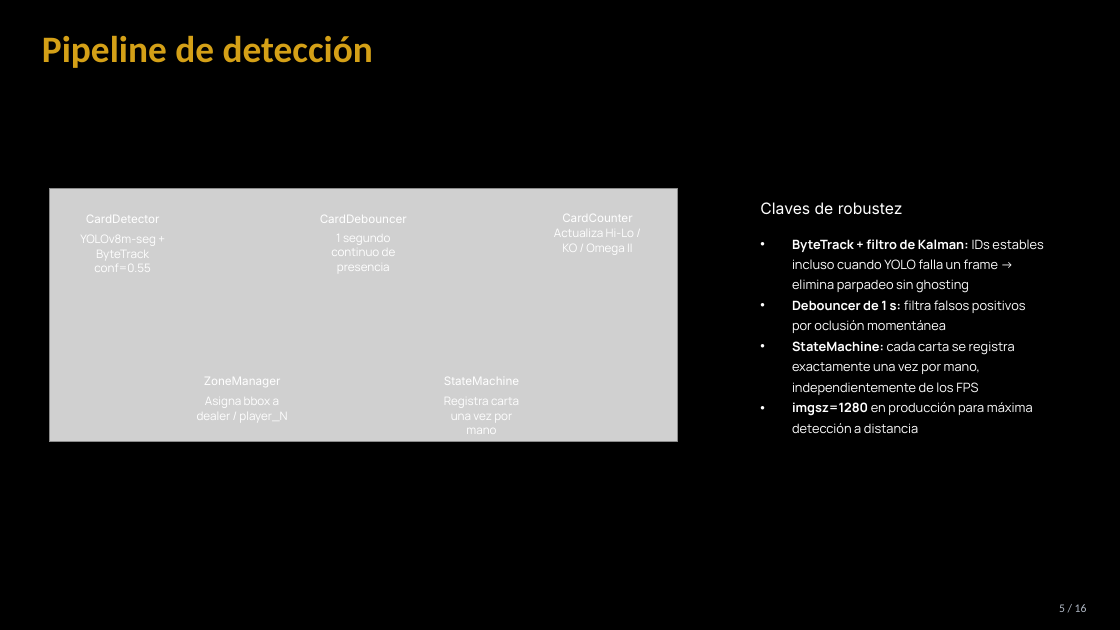
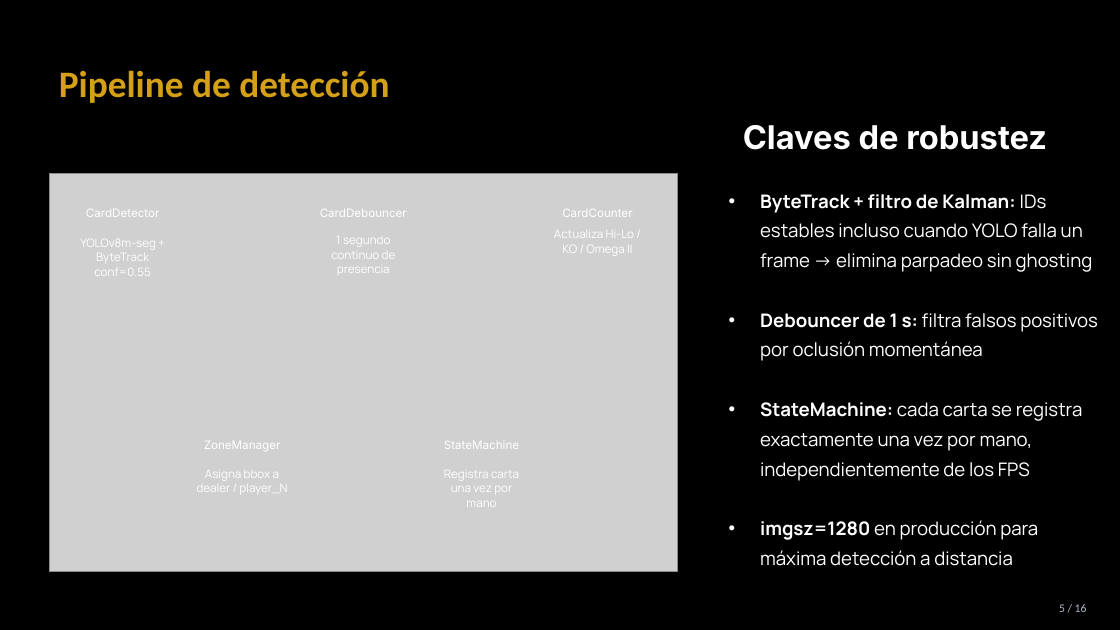
Before and after one commit to davidmoreda/blackjack-VAI, a slide deck: slide 4 of docs/presentation_assets/BlackjackVAI_presentacion.pptx (slide 5 before the commit). Drawn at 1120x630 pixels with LibreOffice and Linux fonts; fonts in the diff are those of the drawing; grey boxes stand for pictures. Boxes give left, top, right and bottom in pixels: in the first picture for what was removed or moved away, otherwise in the second. Text is boxed around its words. In the diff, an @@ line names an element or a change of style, - is before the commit and + after.

```diff
--- a/docs/presentation_assets/BlackjackVAI_presentacion.pptx
+++ b/docs/presentation_assets/BlackjackVAI_presentacion.pptx
@@ text "Pipeline de detección": place and size @@
-text "Pipeline de detección" at [42, 35, 373, 68]
+text "Pipeline de detección" at [59, 70, 389, 103]
@@ text "Claves de robustez": place and size @@
-text "Claves de robustez" at [760, 202, 903, 214]
+text "Claves de robustez" at [743, 125, 1047, 150]
@@ text "Claves de robustez" at [743, 125, 1047, 150]: size 13.5 to 28 pt, bold on @@
@@ picture: place and size @@
-picture at [50, 188, 678, 442]
+picture at [50, 173, 678, 571]
@@ text "CardDetector": place and size @@
-text "CardDetector" at [86, 215, 160, 223]
+text "CardDetector" at [86, 209, 160, 217]
@@ text "CardDebouncer": place and size @@
-text "CardDebouncer" at [320, 215, 407, 223]
+text "CardDebouncer" at [320, 209, 407, 217]
@@ text "CardCounter": place and size @@
-text "CardCounter" at [562, 214, 632, 222]
+text "CardCounter" at [562, 209, 632, 217]
@@ text "ByteTrack + filtro de Kalman: ...": place and size @@
-text "ByteTrack + filtro de Kalman: ..." at [792, 239, 1043, 433]
+text "ByteTrack + filtro de Kalman: ..." at [760, 194, 1098, 566]
@@ text "ByteTrack + filtro de Kalman: ..." at [760, 194, 1098, 566]: size 11 to 16 pt @@
@@ text "YOLOv8m-seg + ByteTrack conf=0.55": place and size @@
-text "YOLOv8m-seg + ByteTrack conf=0.55" at [80, 236, 156, 271]
+text "YOLOv8m-seg + ByteTrack conf=0.55" at [80, 240, 156, 275]
@@ text "ZoneManager": place and size @@
-text "ZoneManager" at [204, 377, 281, 386]
+text "ZoneManager" at [204, 441, 281, 450]
@@ text "StateMachine": place and size @@
-text "StateMachine" at [444, 377, 519, 385]
+text "StateMachine" at [444, 441, 519, 449]
@@ text "Asigna bbox a dealer / ...": place and size @@
-text "Asigna bbox a dealer / ..." at [197, 397, 287, 420]
+text "Asigna bbox a dealer / ..." at [197, 470, 287, 492]
@@ text "Registra carta una vez por ...": place and size @@
-text "Registra carta una vez por ..." at [444, 399, 519, 434]
+text "Registra carta una vez por ..." at [444, 472, 519, 507]
```
Also in this commit, not shown: 5 other slides changed, 9 other files.
